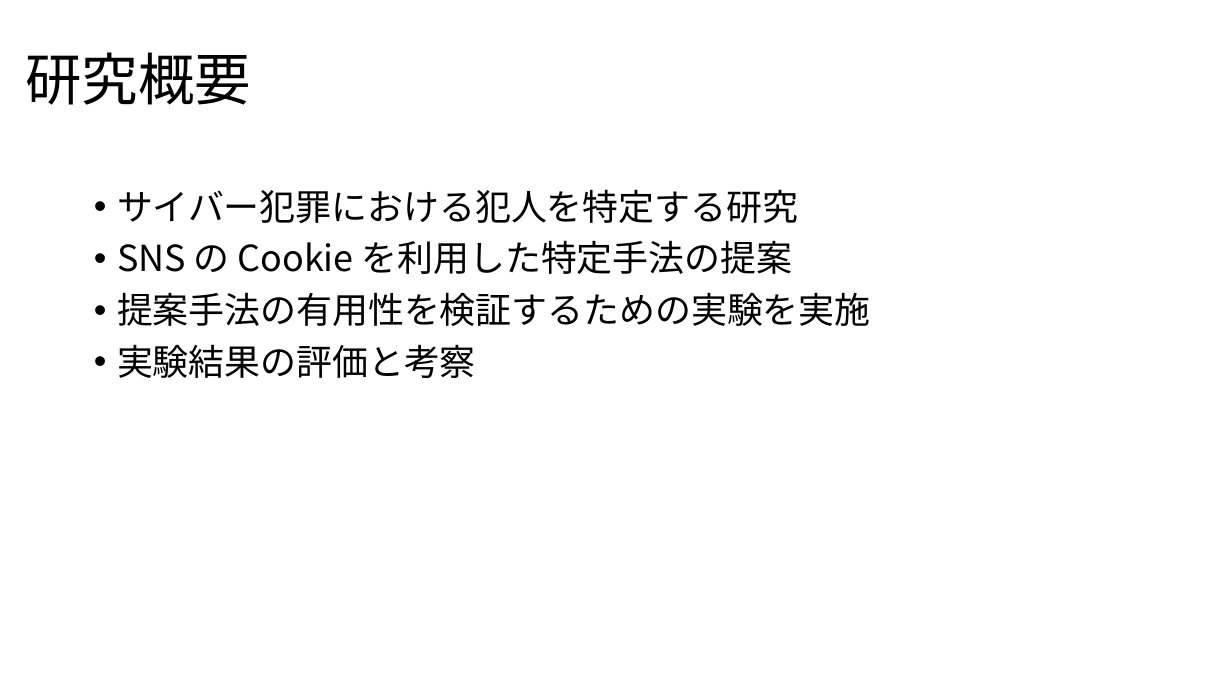
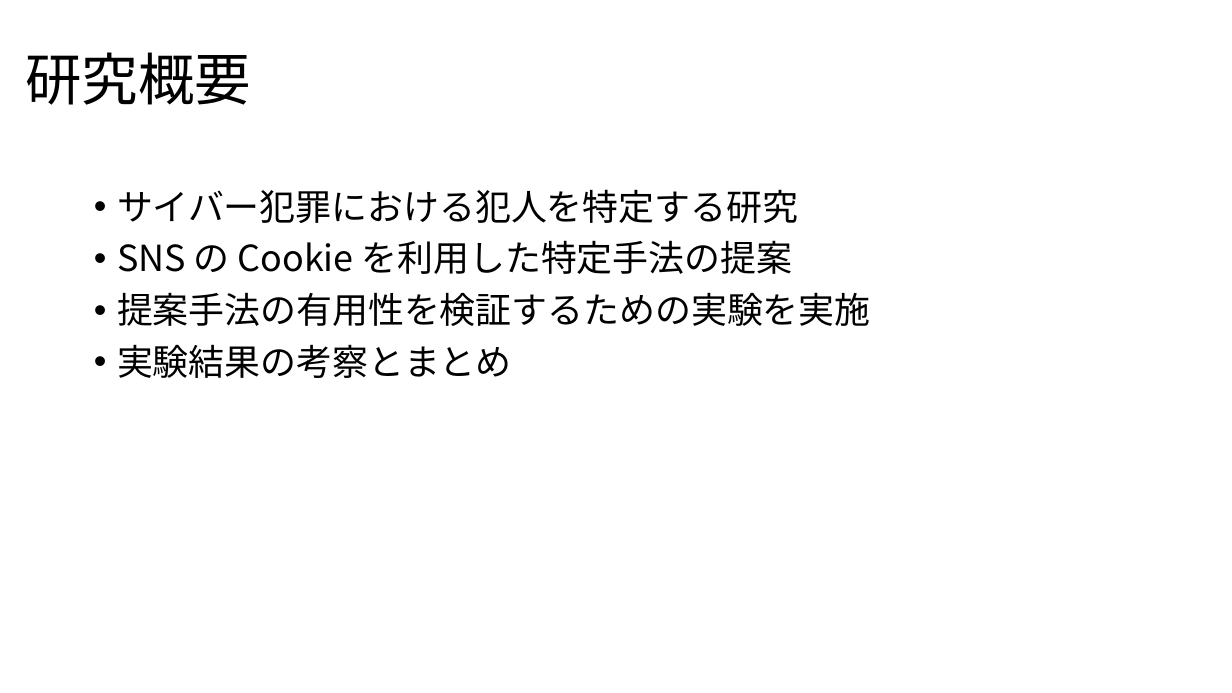
Before and after one commit to noraworld/graduation-thesis, a slide deck: slide 2 of presentation_slides.pptx. Drawn at 1232x693 pixels with LibreOffice and Linux fonts; fonts in the diff are those of the drawing. Boxes give left, top, right and bottom in pixels: in the first picture for what was removed or moved away, otherwise in the second. Text is boxed around its words. In the diff, an @@ line names an element or a change of style, - is before the commit and + after.

```diff
--- a/presentation_slides.pptx
+++ b/presentation_slides.pptx
@@ text at [117,344,512,378]: text changed @@
-• 実験結果の評価と考察
+• 実験結果の考察とまとめ
```
Also in this commit, not shown: 5 other slides changed, 2 slides added, 1 other file.
